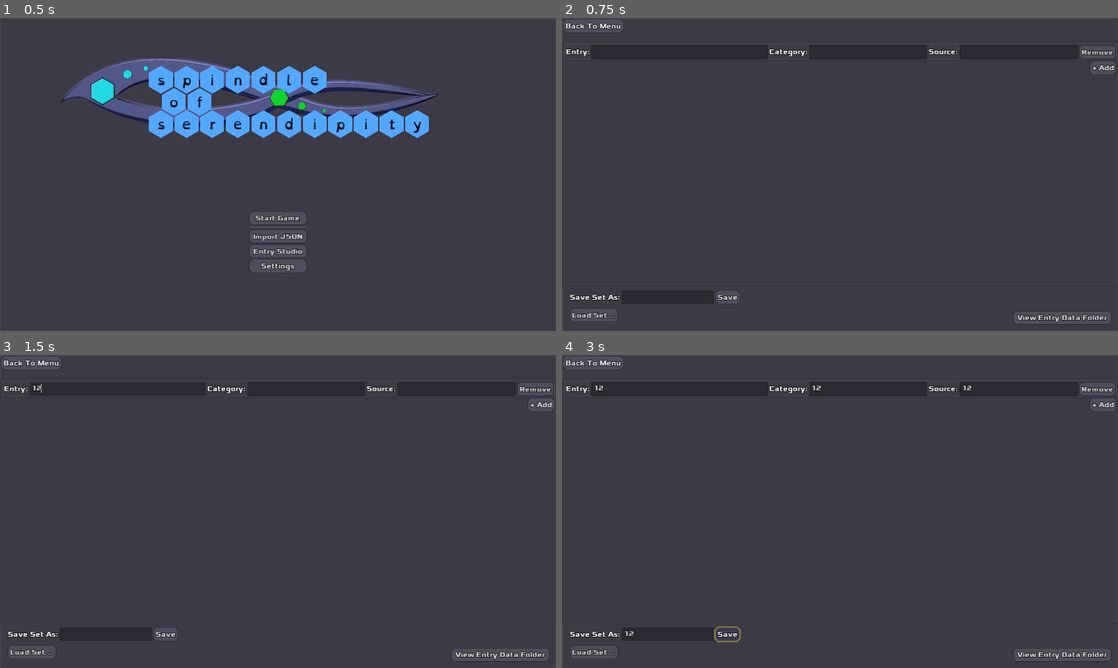
Above: before the commit, frames 1-4 (two rows, left to right).
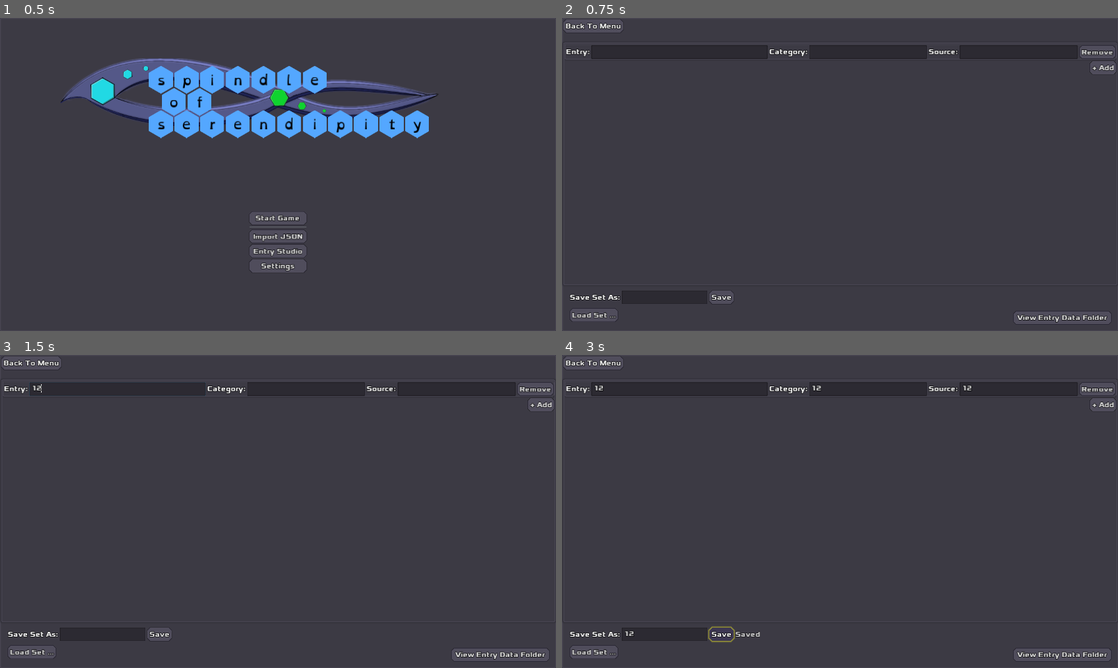
Above: after the commit, the same moments.

Repository: zacryol/spindle-of-serendipity
Game: Godot game, scene res://game/menus/MainMenu.tscn
Two runs of this game, one before a commit and one after it. Both use one fixed random seed, a clock stepped at 60 frames per second and the inputs below.
Inputs (mouse positions are in pixels of both pictures, inside the frame that each line leads up to):
- Up to frame 1 (0.5 s): no input
- Up to frame 2 (0.75 s): click "Entry Studio" at 0.5 s
- Up to frame 3 (1.5 s): click (116, 389) at 1.27 s; type "12" at 1.35 s
- Up to frame 4 (3 s): click (867, 389) at 1.5 s; type "12" at 1.58 s; click (1017, 389) at 1.73 s; type "12" at 1.82 s; click (667, 633) at 2.02 s; type "12" at 2.1 s; click "Save" at 2.75 s

Frame 1 is identical in both runs. In frame 2, less than 0.1% of the frame differs, in the area x 26-32%, y 87-92%; in frame 3, less than 0.1%; in frame 4, 0.2%, in the area x 26-36%, y 86-92%.

Commit message:
little label shows when you saved

Diff:
--- a/godot/game/menus/EntryStudio.gd
+++ b/godot/game/menus/EntryStudio.gd
@@ -10,6 +10,8 @@
 onready var save_confirm := $AcceptDialog as AcceptDialog
 onready var load_dialog := $FileDialog as FileDialog
 onready var go_to_main := $MainConfirm as ConfirmationDialog
+onready var saved_label := $PC/VBox/Control2/SaveBit/Saved as Label
+onready var saved_tween := $PC/VBox/Control2/SaveBit/Saved/Tween as Tween
 
 func _ready() -> void:
 	add_item()
@@ -47,7 +49,12 @@
 		f.store_line(e)
 	f.close()
 	EntryImport.reimport()
-	pass
+	show_fade_label()
+
+
+func show_fade_label() -> void:
+	saved_tween.interpolate_property(saved_label, "self_modulate:a", 1, 0, 1.0)
+	saved_tween.start()
 
 
 func _on_FolderButton_pressed() -> void:
--- a/godot/game/menus/EntryStudio.tscn
+++ b/godot/game/menus/EntryStudio.tscn
@@ -90,7 +90,7 @@
 [node name="SaveBit" type="HBoxContainer" parent="PC/VBox/Control2"]
 margin_left = 15.0
 margin_top = 9.0
-margin_right = 406.0
+margin_right = 454.0
 margin_bottom = 40.0
 __meta__ = {
 "_edit_group_": true,
@@ -105,15 +105,25 @@
 
 [node name="LineEdit" type="LineEdit" parent="PC/VBox/Control2/SaveBit"]
 margin_left = 123.0
-margin_right = 330.0
+margin_right = 315.0
 margin_bottom = 31.0
 size_flags_horizontal = 3
 
 [node name="SaveButton" type="Button" parent="PC/VBox/Control2/SaveBit"]
-margin_left = 334.0
-margin_right = 391.0
+margin_left = 319.0
+margin_right = 376.0
 margin_bottom = 31.0
 text = "Save"
+
+[node name="Saved" type="Label" parent="PC/VBox/Control2/SaveBit"]
+self_modulate = Color( 1, 1, 1, 0 )
+margin_left = 380.0
+margin_top = 5.0
+margin_right = 439.0
+margin_bottom = 26.0
+text = "Saved"
+
+[node name="Tween" type="Tween" parent="PC/VBox/Control2/SaveBit/Saved"]
 
 [node name="LoadButton" type="Button" parent="PC/VBox/Control2"]
 anchor_top = 1.0
